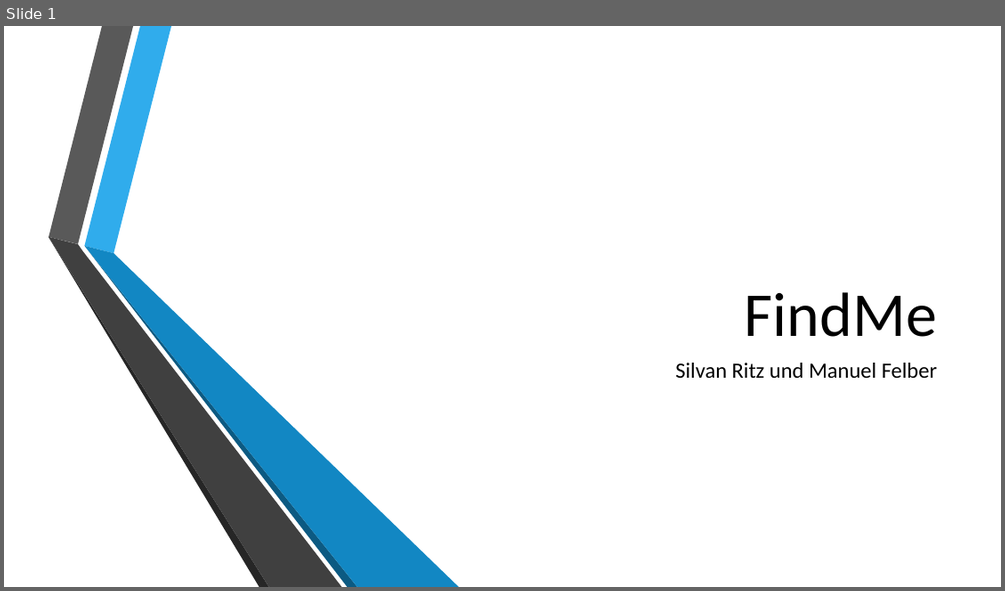
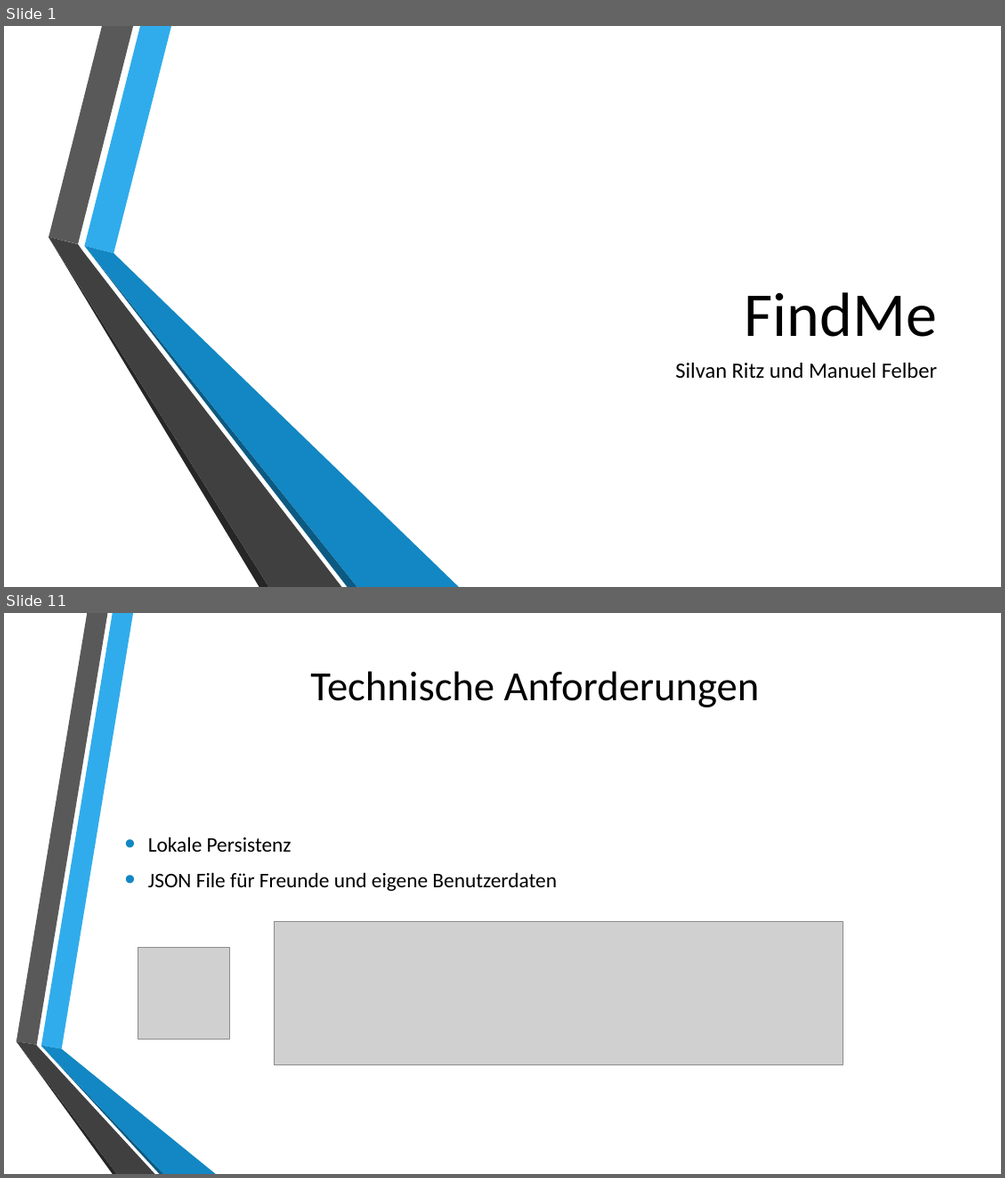
Before and after one commit to 0wncl0ud/MobProPro, a slide deck: FindMe.pptx. Shown one above the other, each under a label of ours: slide 1 before the commit, slides 1 and 11 after it; the slides between them are not shown. The pictures are 1005x591 and 1005x1178 pixels, drawn with LibreOffice and Linux fonts; fonts in the diff are those of the drawing; grey boxes stand for pictures; background and template pictures are left out. Boxes give left, top, right and bottom in pixels: in the first picture for what was removed or moved away, otherwise in the second. Text is boxed around its words. In the diff, an @@ line names an element or a change of style, - is before the commit and + after.

```diff
--- a/FindMe.pptx
+++ b/FindMe.pptx
@@ slide 11 added at (4,613,1001,1174), background picture (left out) @@
@@ title added at (310,671,760,707), 40 pt, text #000000 @@
+Technische Anforderungen
@@ text added at (148,836,557,891), 20 pt, text #000000 @@
+• Lokale Persistenz
+• JSON File für Freunde und eigene Benutzerdaten
@@ picture added at (275,921,843,1064) @@
@@ picture added at (138,948,230,1039) @@
@@ group added at (16,613,216,1174): 6 freeform shapes @@
```
Also in this commit, not shown: 2 slides changed, 7 other slides added, 6 other files.
